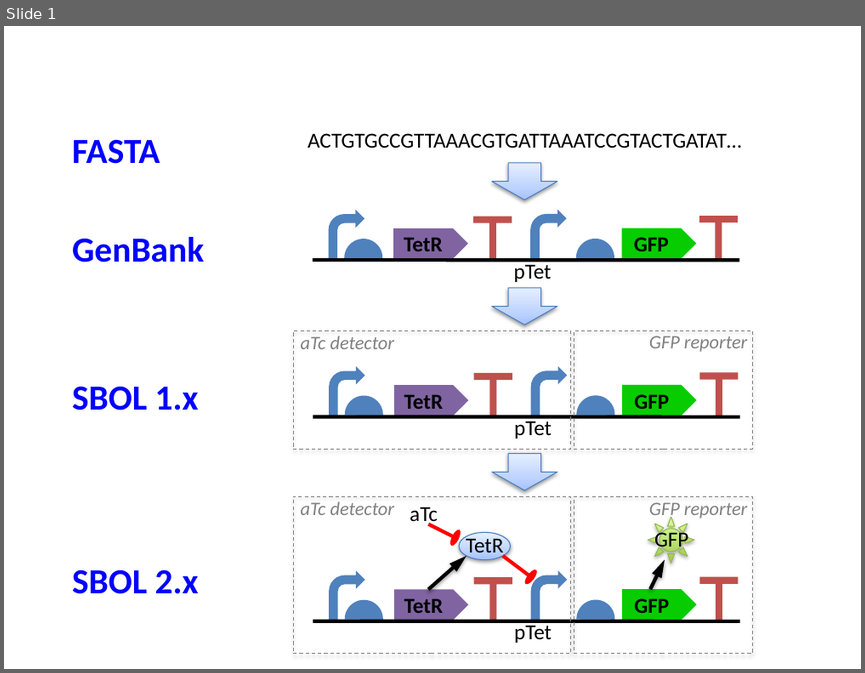
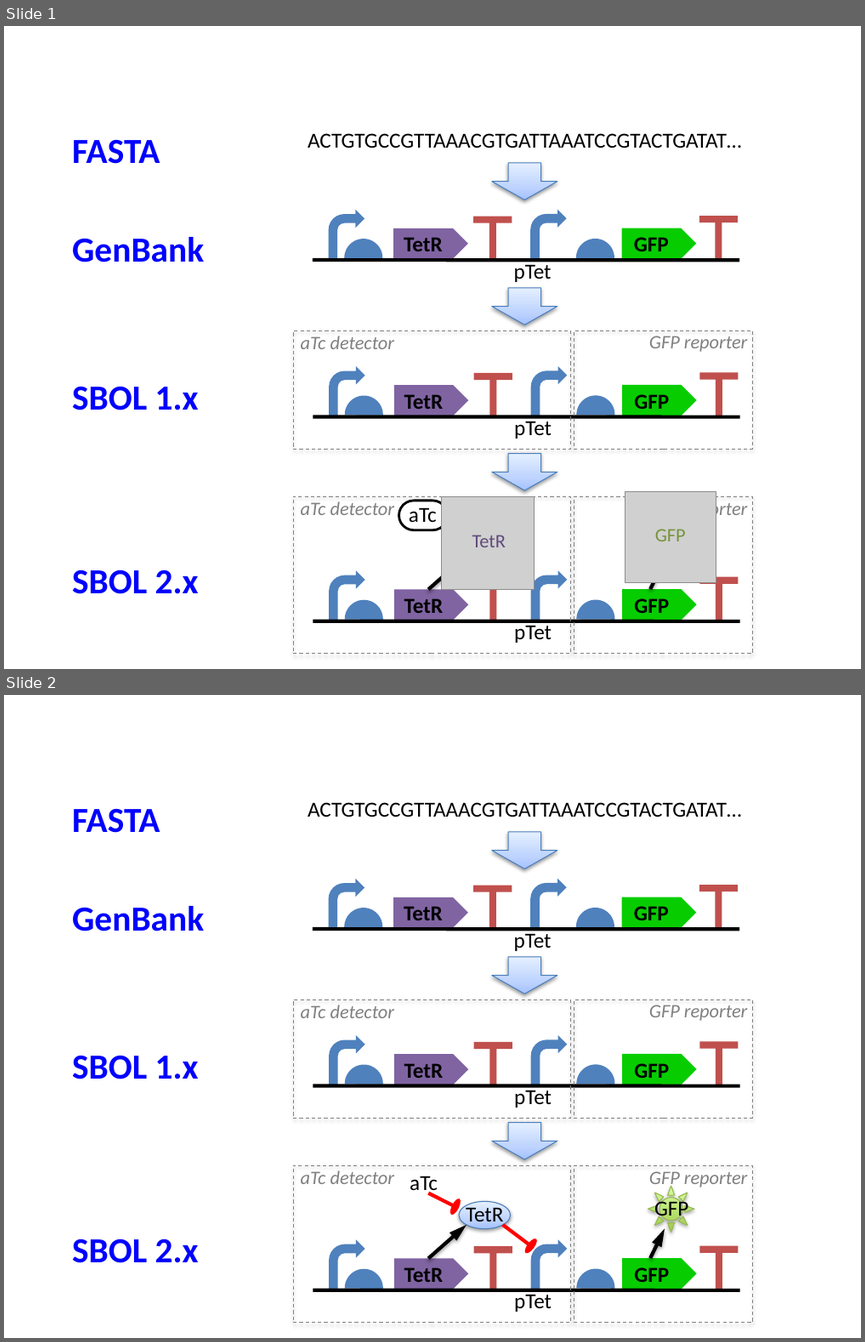
Before and after one commit to SynBioDex/SBOL-specification, a slide deck: images/format-comparison.pptx. Shown one above the other, each under a label of ours: slide 1 before the commit, slides 1 and 2 after it. The pictures are 865x673 and 865x1342 pixels, drawn with LibreOffice and Linux fonts; fonts in the diff are those of the drawing; grey boxes stand for pictures. Boxes give left, top, right and bottom in pixels: in the first picture for what was removed or moved away, otherwise in the second. Text is boxed around its words. In the diff, an @@ line names an element or a change of style, - is before the commit and + after.

Commit message:
format comparison source

```diff
--- a/images/format-comparison.pptx
+++ b/images/format-comparison.pptx
@@ slide 1 added at (x1=4, y1=26, x2=861, y2=669), background #FFFFFF @@
@@ text added at (x1=72, y1=140, x2=204, y2=594), 29.6 pt, text #0000FF, bold @@
+FASTA
+GenBank
+SBOL 1.x
+SBOL 2.x
@@ text added at (x1=307, y1=133, x2=741, y2=148), 18 pt, text #000000 @@
+ACTGTGCCGTTAAACGTGATTAAATCCGTACTGATAT…
@@ down arrow added at (x1=492, y1=163, x2=556, y2=200), fill gradient #A4C4FF to #BFD4FF to #E6EEFF, outline #4B7EBC 0.75 pt @@
@@ group added at (x1=313, y1=210, x2=739, y2=282): 2 right arrows, 2 bent arrows, 2 chord (boxed as its full ellipse)s, 2 left right up arrows, 1 line, 1 text @@
+TetR
+GFP
+pTet
@@ down arrow added at (x1=492, y1=287, x2=556, y2=324), fill gradient #A4C4FF to #BFD4FF to #E6EEFF, outline #4B7EBC 0.75 pt @@
@@ text added at (x1=649, y1=335, x2=747, y2=352), 16 pt, text #808080, italic @@
+GFP reporter
@@ down arrow added at (x1=492, y1=454, x2=556, y2=490), fill gradient #A4C4FF to #BFD4FF to #E6EEFF, outline #4B7EBC 0.75 pt @@
@@ rectangle added at (x1=294, y1=496, x2=571, y2=653), outline #808080 0.75 pt dashed @@
@@ text added at (x1=301, y1=501, x2=395, y2=515), 16 pt, text #808080, italic @@
+aTc detector
@@ rounded rectangle added at (x1=399, y1=500, x2=448, y2=531), fill #FFFFFF, outline #000000 2 pt @@
@@ text added at (x1=409, y1=507, x2=437, y2=522), 18 pt, text #000000 @@
+aTc
@@ picture added at (x1=442, y1=496, x2=534, y2=589) @@
@@ rectangle added at (x1=574, y1=496, x2=752, y2=653), outline #808080 0.75 pt dashed @@
@@ picture added at (x1=624, y1=491, x2=715, y2=582) @@
@@ group added at (x1=294, y1=330, x2=752, y2=520): 3 texts, 2 right arrows, 2 bent arrows, 2 chord (boxed as its full ellipse)s, 2 left right up arrows, 2 rectangles, 1 line @@
+TetR
+GFP
+pTet
+aTc detector
+GFP reporter
@@ text added at (x1=472, y1=534, x2=506, y2=547), 16 pt, text #604A7B @@
+TetR
@@ text added at (x1=655, y1=528, x2=686, y2=541), 16 pt, text #77933C @@
+GFP
@@ arrow added from (428, 589) to (466, 556), #000000 3 pt @@
@@ arrow added from (650, 589) to (664, 559), #000000 3 pt @@
@@ bent arrow added at (x1=329, y1=570, x2=364, y2=619), fill #4F81BD @@
@@ left right up arrow added at (x1=473, y1=577, x2=512, y2=620), fill #C0504D @@
@@ bent arrow added at (x1=531, y1=570, x2=567, y2=619), fill #4F81BD @@
@@ left right up arrow added at (x1=699, y1=577, x2=738, y2=620), fill #C0504D @@
@@ chord (boxed as its full ellipse) added at (x1=345, y1=599, x2=384, y2=638), fill #4F81BD @@
@@ right arrow added at (x1=394, y1=589, x2=468, y2=620), fill #8064A2, 18 pt, text #000000, bold @@
+TetR
@@ chord (boxed as its full ellipse) added at (x1=576, y1=599, x2=615, y2=638), fill #4F81BD @@
@@ right arrow added at (x1=622, y1=589, x2=696, y2=620), fill #07CD00, 18 pt, text #000000, bold @@
+GFP
@@ line added from (313, 621) to (740, 621), #000000 3 pt @@
@@ text added at (x1=514, y1=622, x2=551, y2=642), 18 pt, text #000000 @@
+pTet
@@ what was slide 1 is now slide 2 @@
```
